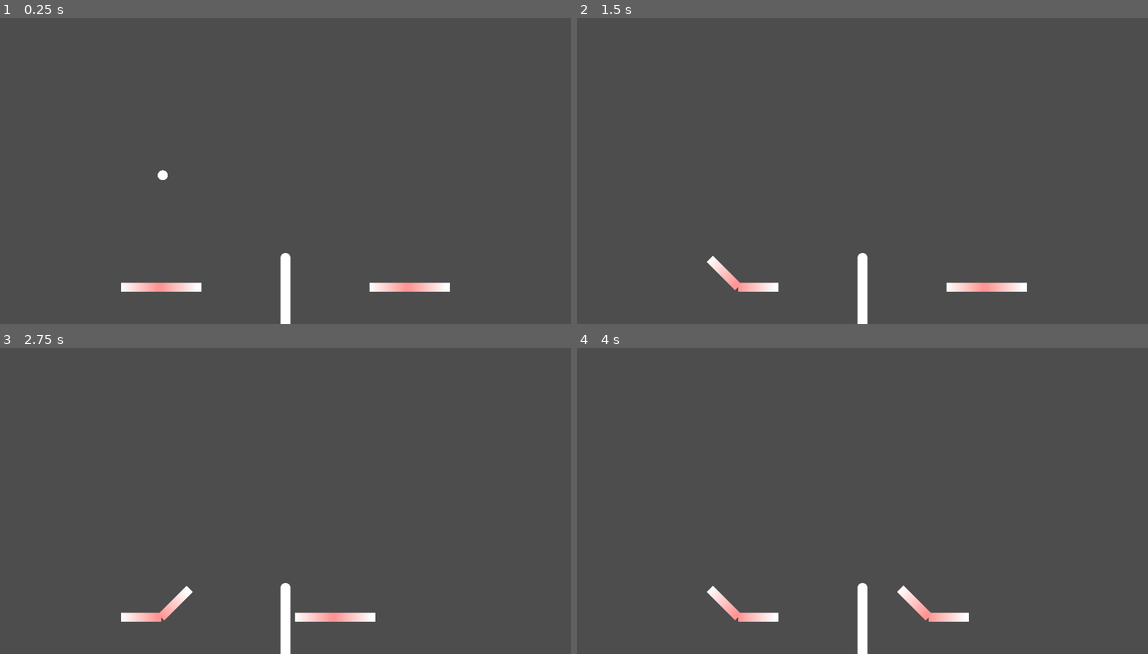
Above: before the commit, frames 1-4 (two rows, left to right).
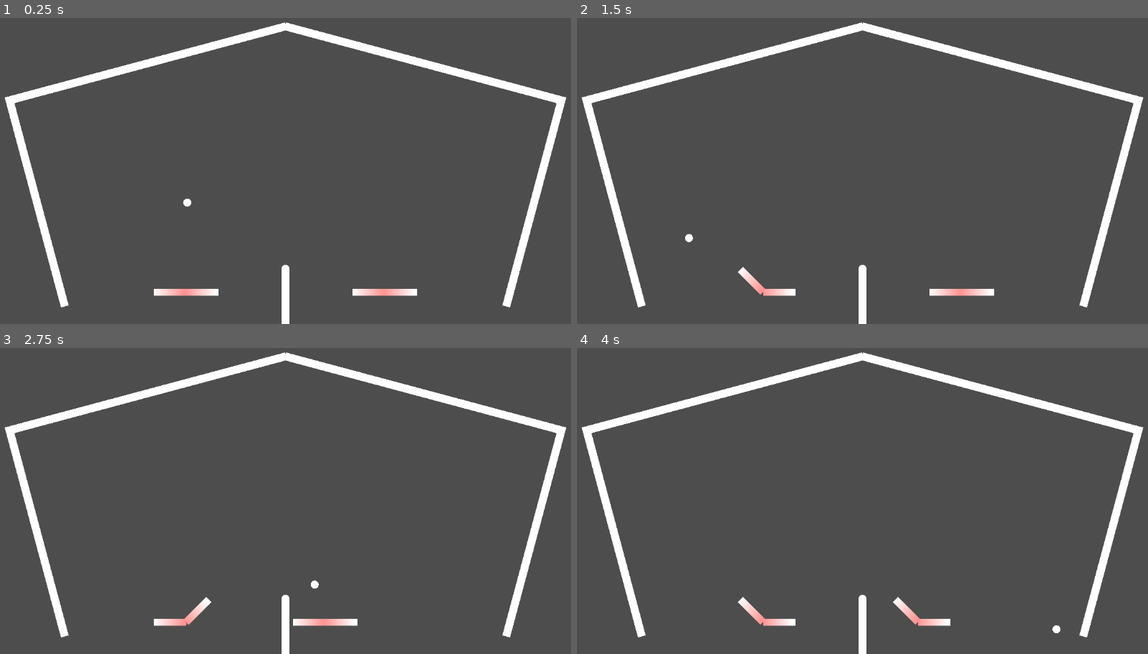
Above: after the commit, the same moments.

Repository: Skelothan/PinballPongReponged
Game: Godot game, scene res://Scenes/arena.tscn
The game is run twice, just before and just after one commit, with the same random seed, the same clock (stepped at 60 frames per second) and the same inputs.
Inputs:
- Up to frame 1 (0.25 s): no input
- Up to frame 2 (1.5 s): hold G (p1_flip_right) 0.53-1.28 s; hold , (p2_flip_left) 0.53-1.28 s; hold F (p1_flip_left) from 1.28 s (still down); tap . (p2_flip_right) at 1.35 s
- Up to frame 3 (2.75 s): release F (p1_flip_left) at 2.03 s; hold G (p1_flip_right) from 2.03 s (still down); hold Left (p2_move_left) from 2.03 s (still down)
- Up to frame 4 (4 s): release Left (p2_move_left) at 2.78 s; tap Right (p2_move_right) at 2.85 s; tap Enter at 3.5 s; release G (p1_flip_right) at 3.53 s; hold F (p1_flip_left) from 3.53 s (still down); hold , (p2_flip_left) from 3.53 s (still down)

The runs differ from the first frame. In frame 1, 6.2% of the frame differs, in the area x 0-100%, y 1-100%; in frame 2, 6.2%; in frame 3, 6.2%; in frame 4, 6.2%.

Commit message:
feat: walls, fix net physics

Diff:
--- a/Objects/Ball.tscn
+++ b/Objects/Ball.tscn
@@ -2,7 +2,7 @@
 
 [ext_resource type="Script" uid="uid://3dukdq8rvi35" path="res://Objects/ball.gd" id="1_lww6v"]
 [ext_resource type="PhysicsMaterial" uid="uid://dlnub6vjg6dpk" path="res://PhysicsMaterials/Bouncy_PhyMat.tres" id="1_w66na"]
-[ext_resource type="Texture2D" uid="uid://bxgbgb8xsavo3" path="res://Textures/plain_white_texture.tres" id="2_3tj6u"]
+[ext_resource type="Texture2D" uid="uid://bxgbgb8xsavo3" path="res://Textures/PlainWhite_Texture.tres" id="2_3tj6u"]
 
 [sub_resource type="CircleShape2D" id="CircleShape2D_oly7h"]
 
--- a/Objects/Paddle.tscn
+++ b/Objects/Paddle.tscn
@@ -1,8 +1,8 @@
 [gd_scene load_steps=8 format=3 uid="uid://ob0lbhmds5ll"]
 
 [ext_resource type="Script" uid="uid://cg0p2quhgpyit" path="res://Objects/paddle.gd" id="1_6vb5h"]
-[ext_resource type="Texture2D" uid="uid://um1xqr0vgw0y" path="res://Textures/Paddle_P1_L_texture.tres" id="2_glji8"]
-[ext_resource type="Gradient" uid="uid://nv1745k5nnaw" path="res://Textures/Paddle_P1_R_gradient.tres" id="3_glji8"]
+[ext_resource type="Texture2D" uid="uid://um1xqr0vgw0y" path="res://Textures/PaddleP1L_Texture.tres" id="2_glji8"]
+[ext_resource type="Gradient" uid="uid://nv1745k5nnaw" path="res://Textures/PaddleP1R_Gradient.tres" id="3_glji8"]
 
 [sub_resource type="RectangleShape2D" id="RectangleShape2D_rjhxm"]
 size = Vector2(27, 24)
--- /dev/null
+++ b/PhysicsMaterials/Net_PhyMat.tres
@@ -0,0 +1,5 @@
+[gd_resource type="PhysicsMaterial" format=3 uid="uid://bvsbech3efyyx"]
+
+[resource]
+bounce = 1.0
+absorbent = true
--- a/Scenes/arena.tscn
+++ b/Scenes/arena.tscn
@@ -1,7 +1,7 @@
-[gd_scene load_steps=8 format=3 uid="uid://c0uxhpt30u2gu"]
+[gd_scene load_steps=10 format=3 uid="uid://c0uxhpt30u2gu"]
 
 [ext_resource type="PackedScene" uid="uid://ob0lbhmds5ll" path="res://Objects/Paddle.tscn" id="1_nnts3"]
-[ext_resource type="Texture2D" uid="uid://bxgbgb8xsavo3" path="res://Textures/plain_white_texture.tres" id="2_1v1nj"]
+[ext_resource type="Texture2D" uid="uid://bxgbgb8xsavo3" path="res://Textures/PlainWhite_Texture.tres" id="2_1v1nj"]
 [ext_resource type="PackedScene" uid="uid://cgunkbo2tyaa6" path="res://Objects/Ball.tscn" id="3_kcpg1"]
 
 [sub_resource type="CapsuleShape2D" id="CapsuleShape2D_pbtuc"]
@@ -14,33 +14,43 @@
 
 [sub_resource type="BoxMesh" id="BoxMesh_n068f"]
 
+[sub_resource type="BoxMesh" id="BoxMesh_1v1nj"]
+
+[sub_resource type="RectangleShape2D" id="RectangleShape2D_csrox"]
+
 [node name="Node2D" type="Node2D"]
 
 [node name="P1_Paddle" parent="." instance=ExtResource("1_nnts3")]
 position = Vector2(-250, 250)
 scale = Vector2(3, 3)
+move_speed = 600
+flip_speed = 300
 left_bound = -400.0
 right_bound = -100.0
 
 [node name="P2_Paddle" parent="." instance=ExtResource("1_nnts3")]
 position = Vector2(250, 250)
 scale = Vector2(3, 3)
+move_speed = 600
+flip_speed = 300
 player = 2
 left_bound = 100.0
 right_bound = 400.0
 
 [node name="Camera2D" type="Camera2D" parent="."]
+position = Vector2(0, -75)
+zoom = Vector2(0.8, 0.8)
 
 [node name="Net" type="Node2D" parent="."]
 position = Vector2(0, 200)
 
-[node name="RigidBody2D" type="RigidBody2D" parent="Net"]
+[node name="CharacterBody2D" type="CharacterBody2D" parent="Net"]
 collision_mask = 2
 
-[node name="CollisionShape2D" type="CollisionShape2D" parent="Net/RigidBody2D"]
+[node name="CollisionShape2D" type="CollisionShape2D" parent="Net/CharacterBody2D"]
 shape = SubResource("CapsuleShape2D_pbtuc")
 
-[node name="CollisionShape2D2" type="CollisionShape2D" parent="Net/RigidBody2D"]
+[node name="CollisionShape2D2" type="CollisionShape2D" parent="Net/CharacterBody2D"]
 position = Vector2(0, 107)
 shape = SubResource("RectangleShape2D_yokb4")
 
@@ -57,3 +67,70 @@
 
 [node name="Ball" parent="." instance=ExtResource("3_kcpg1")]
 position = Vector2(-247, -4)
+
+[node name="Walls" type="Node2D" parent="."]
+position = Vector2(0, 200)
+
+[node name="LeftSideWall" type="Node2D" parent="Walls"]
+position = Vector2(-625, -175)
+rotation = 1.309
+scale = Vector2(27, 1)
+
+[node name="MeshInstance2D" type="MeshInstance2D" parent="Walls/LeftSideWall"]
+scale = Vector2(20, 20)
+mesh = SubResource("BoxMesh_1v1nj")
+texture = ExtResource("2_1v1nj")
+
+[node name="CharacterBody2D" type="CharacterBody2D" parent="Walls/LeftSideWall"]
+motion_mode = 1
+
+[node name="CollisionShape2D" type="CollisionShape2D" parent="Walls/LeftSideWall/CharacterBody2D"]
+shape = SubResource("RectangleShape2D_csrox")
+
+[node name="LeftCeiling" type="Node2D" parent="Walls"]
+position = Vector2(-351.25, -525)
+rotation = -0.261799
+scale = Vector2(36.5, 1)
+
+[node name="MeshInstance2D" type="MeshInstance2D" parent="Walls/LeftCeiling"]
+scale = Vector2(20, 20)
+mesh = SubResource("BoxMesh_1v1nj")
+texture = ExtResource("2_1v1nj")
+
+[node name="CharacterBody2D" type="CharacterBody2D" parent="Walls/LeftCeiling"]
+motion_mode = 1
+
+[node name="CollisionShape2D" type="CollisionShape2D" parent="Walls/LeftCeiling/CharacterBody2D"]
+shape = SubResource("RectangleShape2D_csrox")
+
+[node name="RightCeiling" type="Node2D" parent="Walls"]
+position = Vector2(351.25, -525)
+rotation = 0.261799
+scale = Vector2(36.5, 1)
+
+[node name="MeshInstance2D" type="MeshInstance2D" parent="Walls/RightCeiling"]
+scale = Vector2(20, 20)
+mesh = SubResource("BoxMesh_1v1nj")
+texture = ExtResource("2_1v1nj")
+
+[node name="CharacterBody2D" type="CharacterBody2D" parent="Walls/RightCeiling"]
+motion_mode = 1
+
+[node name="CollisionShape2D" type="CollisionShape2D" parent="Walls/RightCeiling/CharacterBody2D"]
+shape = SubResource("RectangleShape2D_csrox")
+
+[node name="RightSideWall" type="Node2D" parent="Walls"]
+position = Vector2(625, -175)
+rotation = -1.309
+scale = Vector2(27, 1)
+
+[node name="MeshInstance2D" type="MeshInstance2D" parent="Walls/RightSideWall"]
+scale = Vector2(20, 20)
+mesh = SubResource("BoxMesh_1v1nj")
+texture = ExtResource("2_1v1nj")
+
+[node name="CharacterBody2D" type="CharacterBody2D" parent="Walls/RightSideWall"]
+motion_mode = 1
+
+[node name="CollisionShape2D" type="CollisionShape2D" parent="Walls/RightSideWall/CharacterBody2D"]
+shape = SubResource("RectangleShape2D_csrox")
--- a/Textures/Paddle_P1_L_texture.tres
+++ b/Textures/PaddleP1L_Texture.tres
@@ -1,6 +1,6 @@
 [gd_resource type="GradientTexture1D" load_steps=2 format=3 uid="uid://um1xqr0vgw0y"]
 
-[ext_resource type="Gradient" uid="uid://gcqg5ru4ah3h" path="res://Textures/Paddle_P1_L_gradient.tres" id="1_is1tj"]
+[ext_resource type="Gradient" uid="uid://gcqg5ru4ah3h" path="res://Textures/PaddleP1L_Gradient.tres" id="1_is1tj"]
 
 [resource]
 gradient = ExtResource("1_is1tj")
--- a/Textures/Paddle_P2_L_texture.tres
+++ b/Textures/PaddleP2L_Texture.tres
@@ -1,6 +1,6 @@
 [gd_resource type="GradientTexture1D" load_steps=2 format=3 uid="uid://duir510p7sfve"]
 
-[ext_resource type="Gradient" uid="uid://cfjbsyb65n30m" path="res://Textures/Paddle_P2_L_gradient.tres" id="1_rah3f"]
+[ext_resource type="Gradient" uid="uid://cfjbsyb65n30m" path="res://Textures/PaddleP2L_Gradient.tres" id="1_rah3f"]
 
 [resource]
 gradient = ExtResource("1_rah3f")
--- a/Textures/Paddle_P2_R_texture.tres
+++ b/Textures/PaddleP2R_Texture.tres
@@ -1,6 +1,6 @@
 [gd_resource type="GradientTexture1D" load_steps=2 format=3 uid="uid://bodwosm2413is"]
 
-[ext_resource type="Gradient" uid="uid://dw5g5yq30rdsf" path="res://Textures/Paddle_P2_R_gradient.tres" id="1_4tqs6"]
+[ext_resource type="Gradient" uid="uid://dw5g5yq30rdsf" path="res://Textures/PaddleP2R_Gradient.tres" id="1_4tqs6"]
 
 [resource]
 gradient = ExtResource("1_4tqs6")
--- a/Textures/plain_white_texture.tres
+++ b/Textures/PlainWhite_Texture.tres
@@ -1,6 +1,6 @@
 [gd_resource type="GradientTexture1D" load_steps=2 format=3 uid="uid://bxgbgb8xsavo3"]
 
-[ext_resource type="Gradient" uid="uid://4giuas5abtwd" path="res://Textures/plain_white_gradient.tres" id="1_4libj"]
+[ext_resource type="Gradient" uid="uid://4giuas5abtwd" path="res://Textures/PlainWhite_Gradient.tres" id="1_4libj"]
 
 [resource]
 gradient = ExtResource("1_4libj")
Renamed: Textures/Paddle_P1_L_gradient.tres -> Textures/PaddleP1L_Gradient.tres
Renamed: Textures/Paddle_P1_R_gradient.tres -> Textures/PaddleP1R_Gradient.tres
Renamed: Textures/Paddle_P1_R_texture.tres -> Textures/PaddleP1R_Texture.tres
Renamed: Textures/Paddle_P2_L_gradient.tres -> Textures/PaddleP2L_Gradient.tres
Renamed: Textures/Paddle_P2_R_gradient.tres -> Textures/PaddleP2R_Gradient.tres
Renamed: Textures/plain_white_gradient.tres -> Textures/PlainWhite_Gradient.tres
